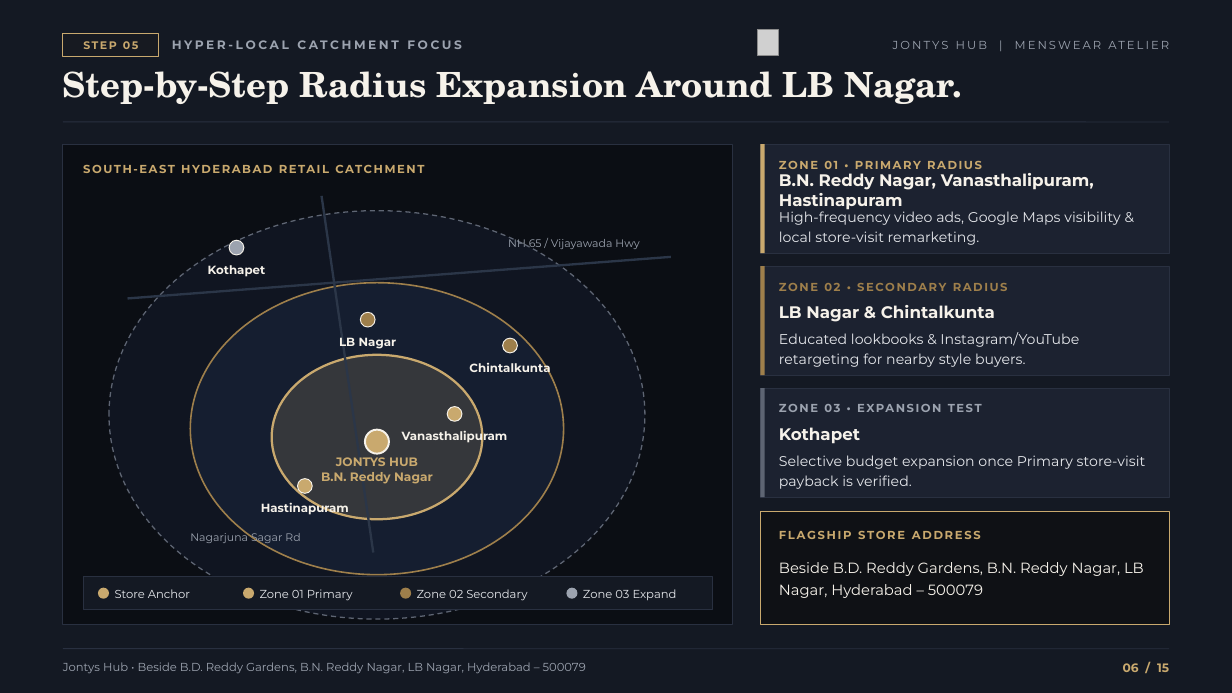
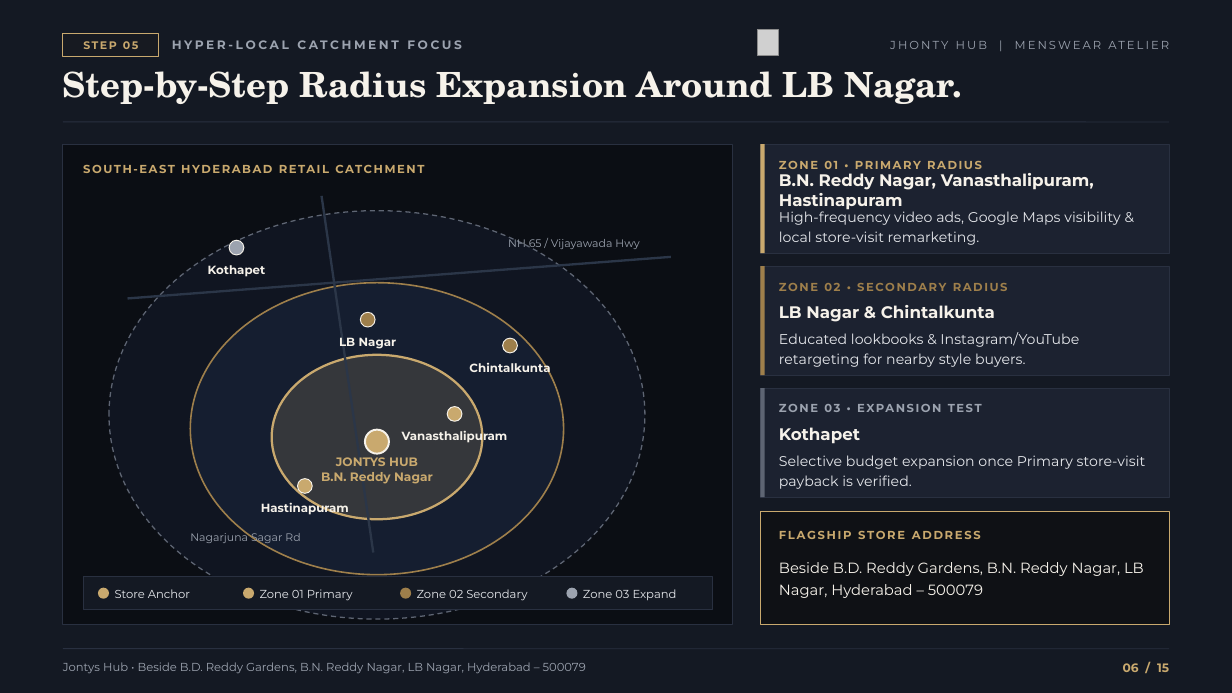
Before and after one commit to shettyhari/Jhonty-Hub-planning, a slide deck: slide 6 of Jontys_Hub_Premium_Growth_Strategy.pptx. Drawn at 1232x693 pixels with LibreOffice and Linux fonts; fonts in the diff are those of the drawing; grey boxes stand for pictures. Boxes give left, top, right and bottom in pixels: in the first picture for what was removed or moved away, otherwise in the second. Text is boxed around its words. In the diff, an @@ line names an element or a change of style, - is before the commit and + after.

Commit message:
Refine Jhonty Hub logo to authentic luxury crest vector, tighten spacing everywhere, and clarify client-supplied reels in deliverables

```diff
--- a/Jontys_Hub_Premium_Growth_Strategy.pptx
+++ b/Jontys_Hub_Premium_Growth_Strategy.pptx
@@ text at bbox=[890, 41, 1169, 49]: text changed @@
-JONTYS HUB | MENSWEAR ATELIER
+JHONTY HUB | MENSWEAR ATELIER
```
Also in this commit, not shown: 14 other slides changed, 6 other files.
